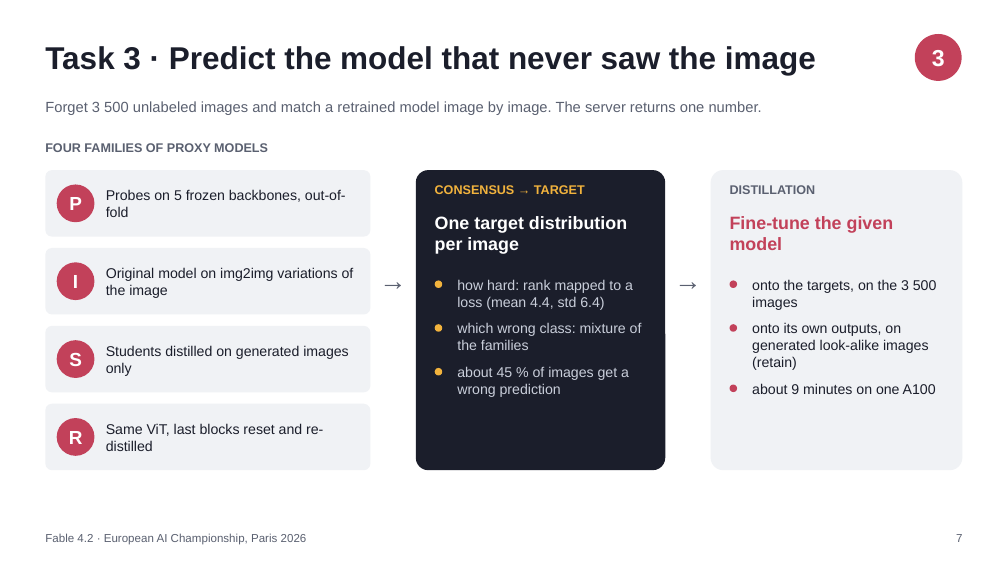
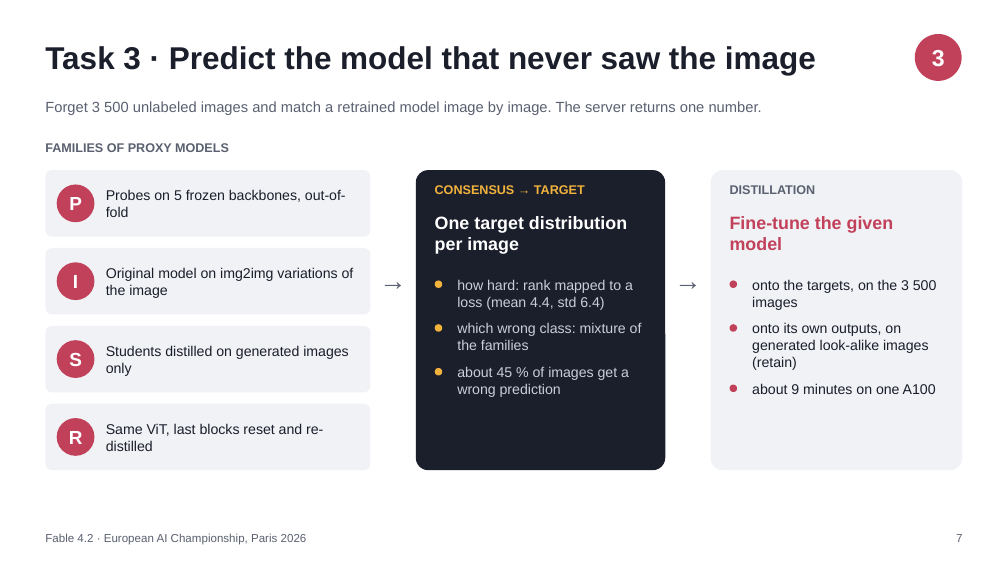
Before and after one commit to AnMaLeNo/Fable-4.2, a slide deck: slide 7 of slides/Fable4.2_slides.pptx. Drawn at 1008x567 pixels with LibreOffice and Linux fonts; fonts in the diff are those of the drawing. Boxes give left, top, right and bottom in pixels: in the first picture for what was removed or moved away, otherwise in the second. Text is boxed around its words. In the diff, an @@ line names an element or a change of style, - is before the commit and + after.

```diff
--- a/slides/Fable4.2_slides.pptx
+++ b/slides/Fable4.2_slides.pptx
@@ text at [45,143,229,152]: text changed @@
-FOUR FAMILIES OF PROXY MODELS
+FAMILIES OF PROXY MODELS
```
Also in this commit, not shown: 6 other slides changed, 13 other files.
